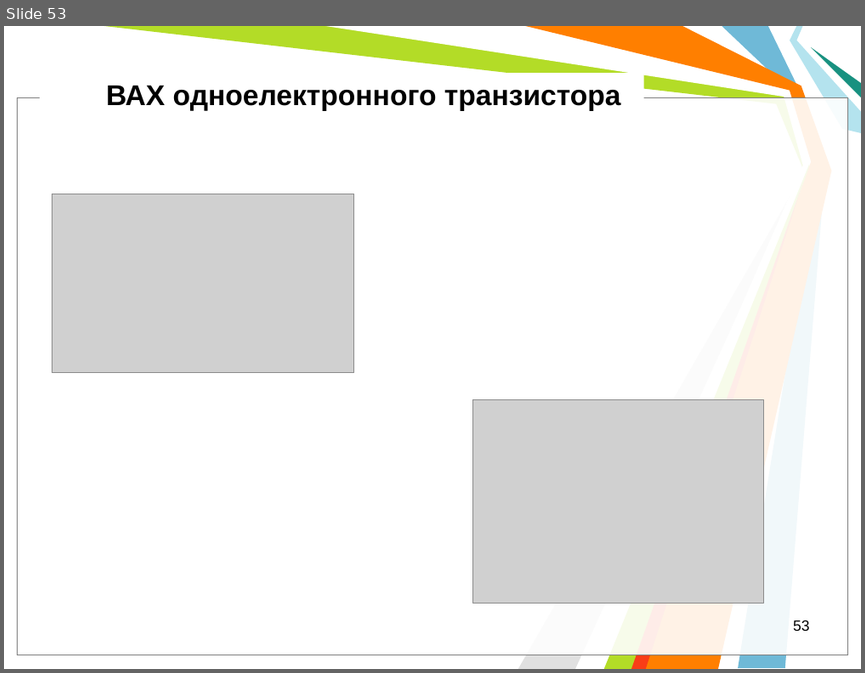
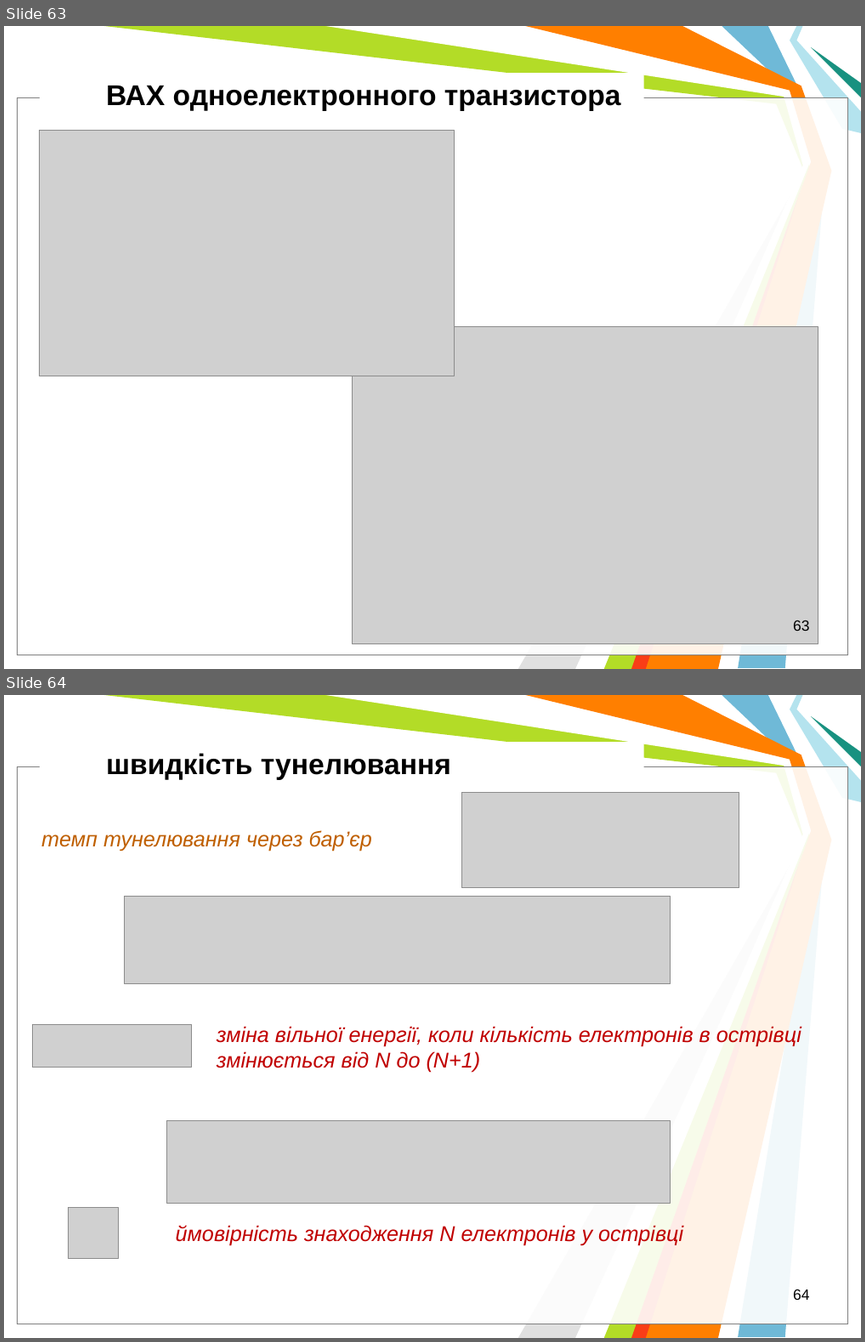
Before and after one commit to l432/NMK, a slide deck: Lecture/Nanoelectronika/Present/NanoelectronV2.ppt. Shown one above the other, each under a label of ours: slide 53 before the commit, slides 63 and 64 after it. The pictures are 865x673 and 865x1342 pixels, drawn with LibreOffice and Linux fonts; fonts in the diff are those of the drawing; grey boxes stand for pictures; background and template pictures are left out. Boxes give left, top, right and bottom in pixels: in the first picture for what was removed or moved away, otherwise in the second. Text is boxed around its words. In the diff, an @@ line names an element or a change of style, - is before the commit and + after.

```diff
--- a/Lecture/Nanoelectronika/Present/NanoelectronV2.ppt
+++ b/Lecture/Nanoelectronika/Present/NanoelectronV2.ppt
@@ slide 64 added at [4,695,861,1338], background #FFFFFF; not listed: 11 template elements that a slide beside it also shows @@
@@ text added at [106,753,451,780], 24 pt, text #000000, bold @@
+швидкість тунелювання
@@ picture added at [461,793,739,888] @@
@@ text added at [41,830,372,851], 18 pt, text #BF5F00, italic @@
+темп тунелювання через бар’єр
@@ picture added at [124,896,670,984] @@
@@ picture added at [32,1024,192,1066] @@
@@ text added at [216,1026,801,1072], 18 pt, text #C00000, italic @@
+зміна вільної енергії, коли кількість електронів в острівці змінюється від N до (N+1)
@@ picture added at [167,1120,670,1202] @@
@@ picture added at [69,1208,119,1258] @@
@@ text added at [176,1225,683,1245], 18 pt, text #C00000, italic @@
+ймовірність знаходження N електронів у острівці
@@ page number added at [793,1288,809,1299], 12.5 pt, text #000000 @@
+64
@@ what was slide 53 is now slide 63 @@
@@ slide 63 changed as well @@
@@ picture: place and size @@
-picture at [52,194,354,373]
+picture at [39,131,454,375]
@@ picture: place and size @@
-picture at [472,399,764,602]
+picture at [352,327,818,643]
@@ page number at [793,620,809,630]: text changed @@
-53
+63
```
Also in this commit, not shown: 4 other slides changed, 10 other slides added, 3 other files.
